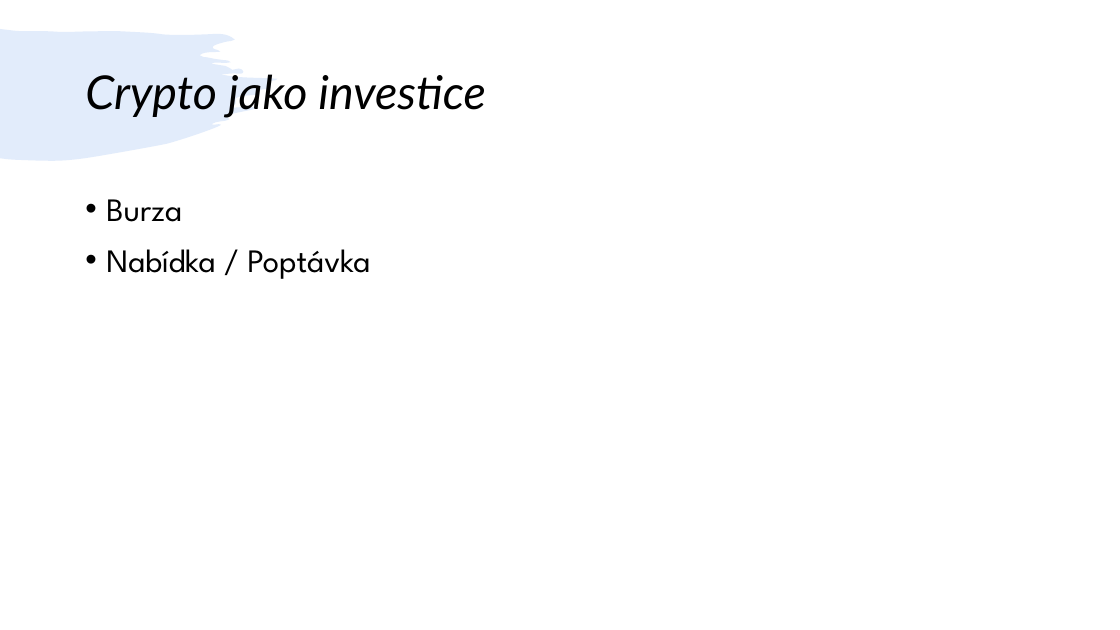
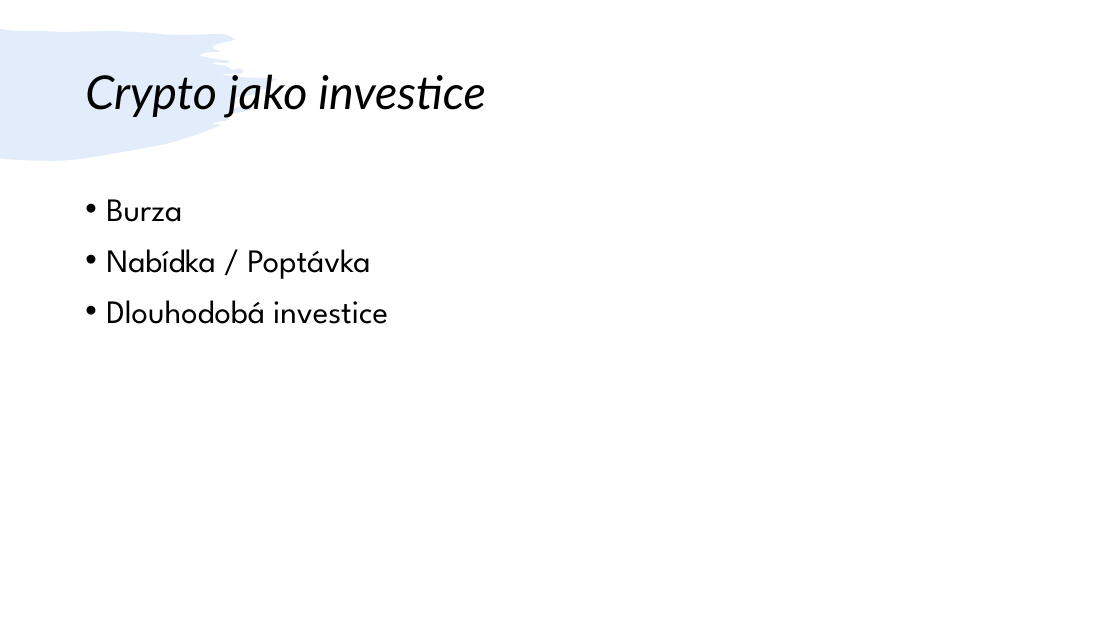
Before and after one commit to kuba384/Jirasek, a slide deck: slide 10 of Presentation.ppsx. Drawn at 1120x630 pixels with LibreOffice and Linux fonts; fonts in the diff are those of the drawing. Boxes give left, top, right and bottom in pixels: in the first picture for what was removed or moved away, otherwise in the second. Text is boxed around its words. In the diff, an @@ line names an element or a change of style, - is before the commit and + after.

```diff
--- a/Presentation.ppsx
+++ b/Presentation.ppsx
@@ text at <box>106,300,388,324</box>: paragraph added @@
+• Dlouhodobá investice
```
Also in this commit, not shown: 1 other slide changed, 1 slide added.
